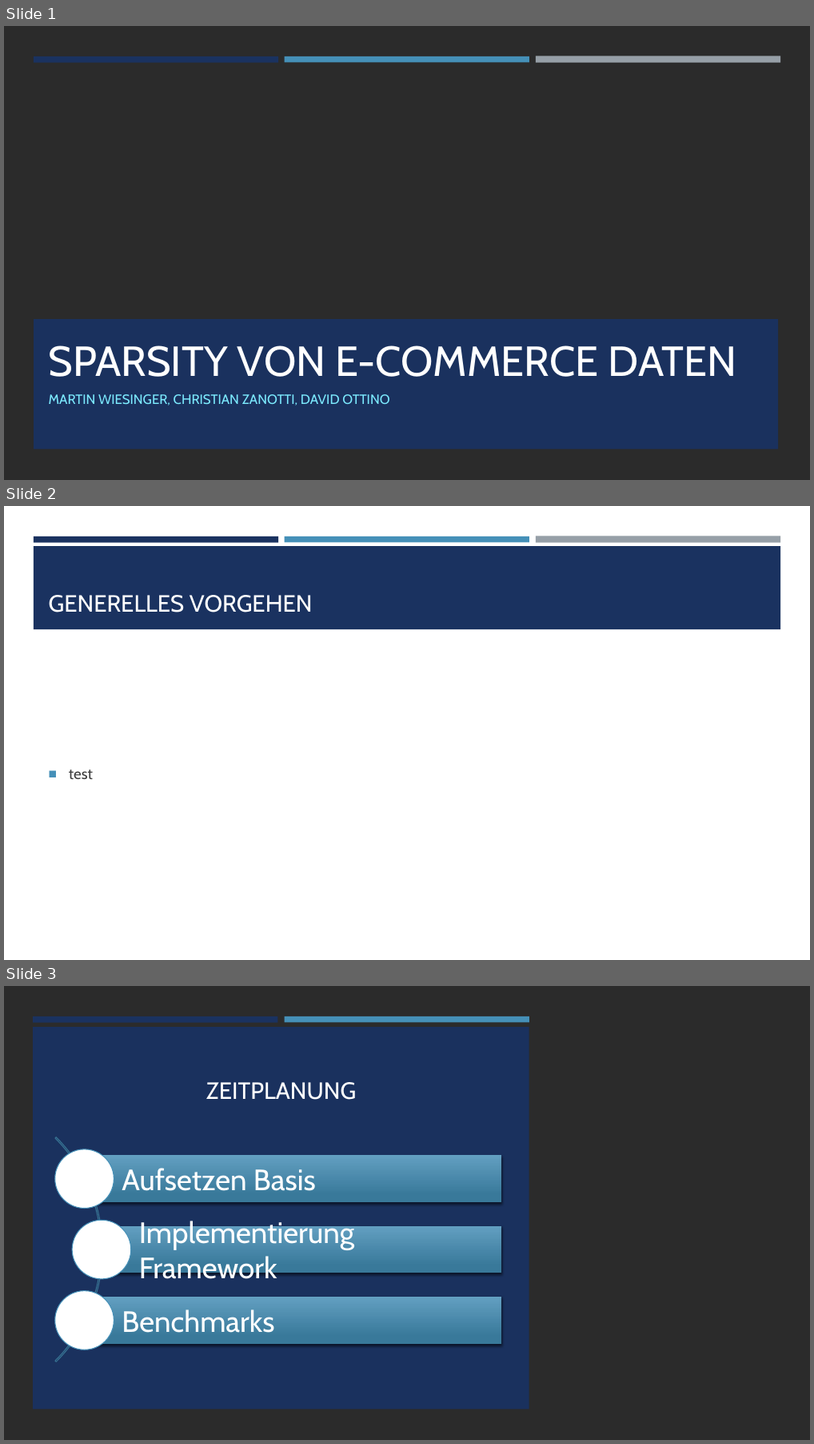
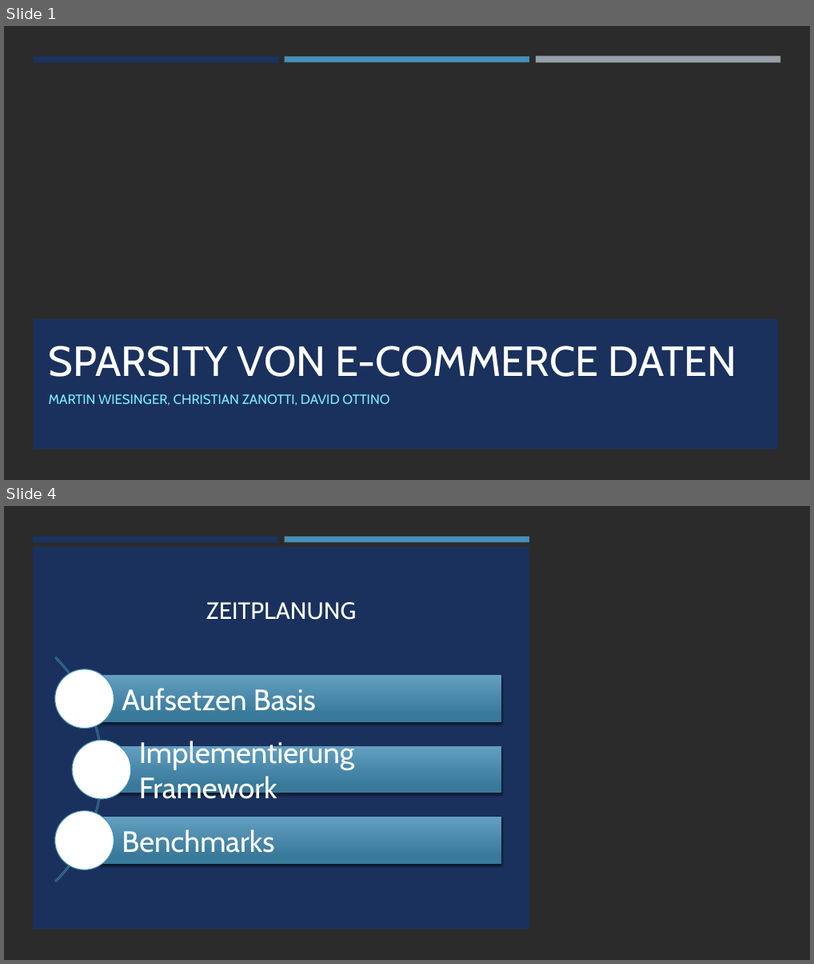
Before and after one commit to DavidOttino/Datenmanagement-jenseits-von-Relationen, a slide deck: projektaufgabe_1/Abschlusspraesentation_proj1.pptx. Shown one above the other, each under a label of ours: slides 1, 2 and 3 before the commit, slides 1 and 4 after it; the slides between them are not shown. The pictures are 814x1444 and 814x964 pixels, drawn with LibreOffice and Linux fonts; fonts in the diff are those of the drawing; background and template pictures are left out; a plain dark background stands for a picture behind light text. Boxes give left, top, right and bottom in pixels: in the first picture for what was removed or moved away, otherwise in the second. Text is boxed around its words. In the diff, an @@ line names an element or a change of style, - is before the commit and + after.

```diff
--- a/projektaufgabe_1/Abschlusspraesentation_proj1.pptx
+++ b/projektaufgabe_1/Abschlusspraesentation_proj1.pptx
@@ slide 2 removed at box(4, 506, 810, 960), background #FFFFFF @@
@@ rectangle removed at box(34, 536, 278, 542) @@
@@ rectangle removed at box(34, 546, 782, 629) @@
@@ rectangle removed at box(285, 536, 530, 542) @@
@@ rectangle removed at box(536, 536, 781, 543) @@
@@ title removed at box(49, 595, 313, 612) @@
-GENERELLES VORGEHEN
@@ text removed at box(69, 769, 93, 779) @@
-■ test
@@ what was slide 3 is now slide 4 @@
```
Also in this commit, not shown: 4 slides added.
